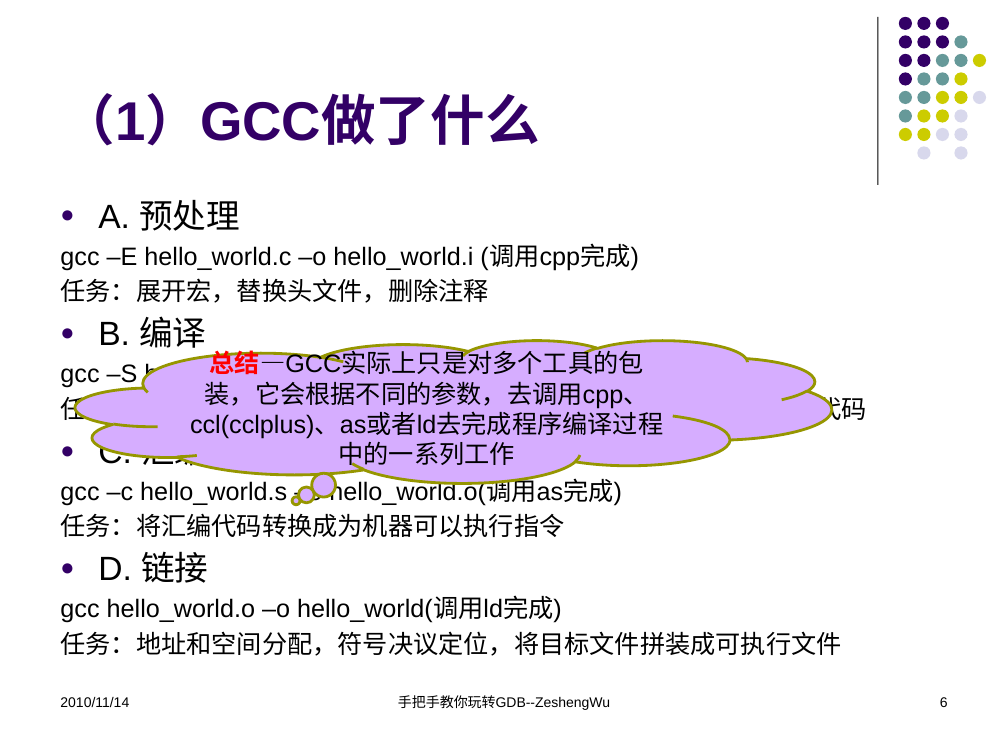
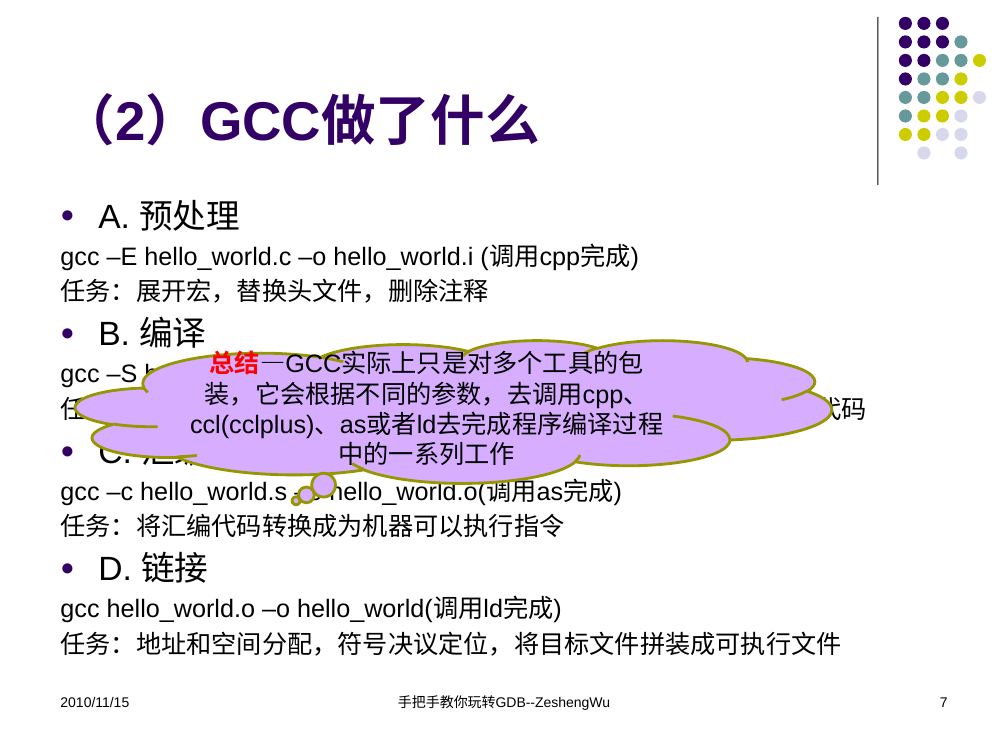
Before and after one commit to KublaikhanGeek/reactor, a slide deck: slide 7 of docs/手把手教你玩转GDB/手把手教你玩转GDB.pptx (slide 6 before the commit). Drawn at 1008x756 pixels with LibreOffice and Linux fonts; fonts in the diff are those of the drawing. Boxes give left, top, right and bottom in pixels: in the first picture for what was removed or moved away, otherwise in the second. Text is boxed around its words. In the diff, an @@ line names an element or a change of style, - is before the commit and + after.

```diff
--- a/docs/手把手教你玩转GDB/手把手教你玩转GDB.pptx
+++ b/docs/手把手教你玩转GDB/手把手教你玩转GDB.pptx
@@ title at box(60, 93, 539, 146): text changed @@
-（1）GCC做了什么
+（2）GCC做了什么
@@ text at box(60, 697, 129, 707): text changed @@
-2010/11/14
+2010/11/15
@@ page number at box(940, 697, 948, 707): text changed @@
-6
+7
```
Also in this commit, not shown: 51 other slides changed, 2 slides added, 2 slides removed, 1 other file.
